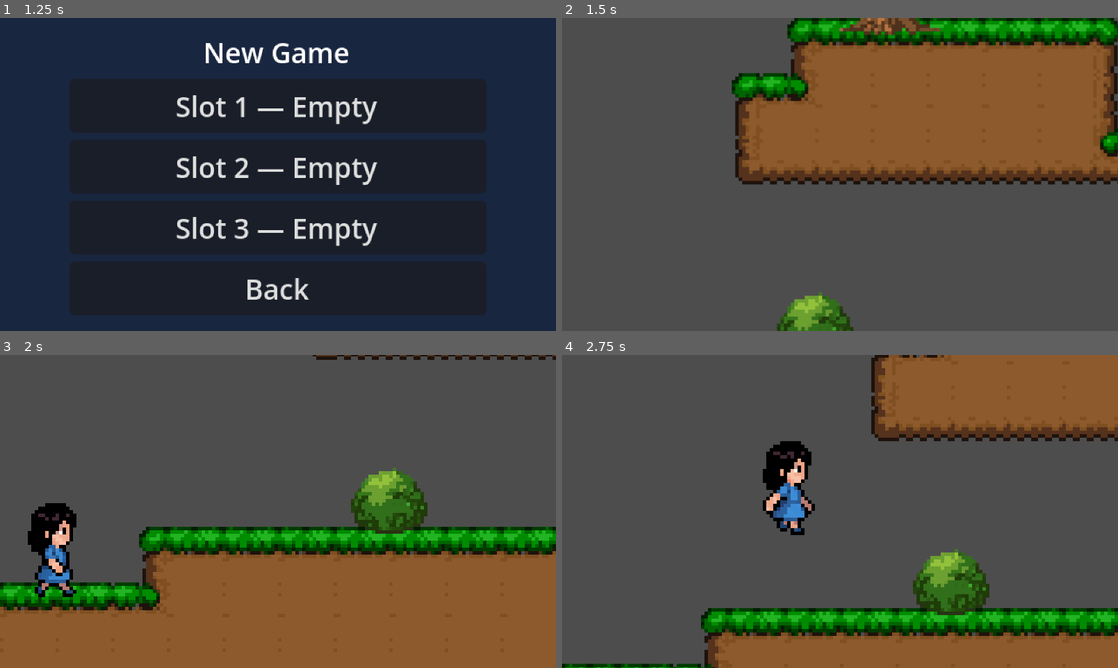
Above: before the commit, frames 1-4 (two rows, left to right).
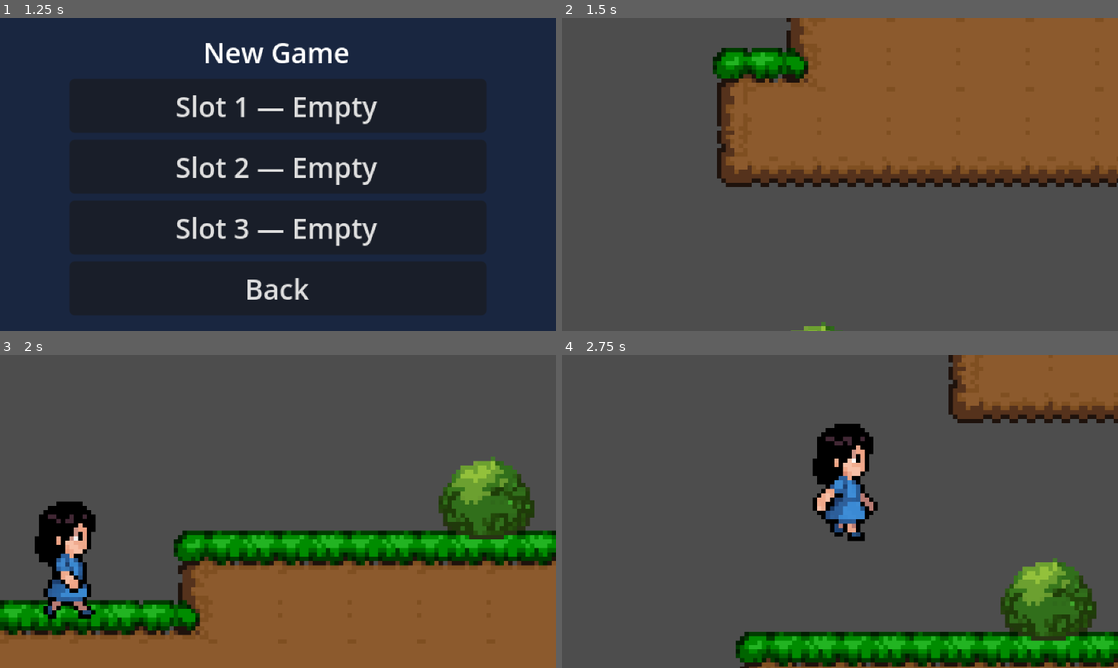
Above: after the commit, the same moments.

Repository: PsyburGai/ninis-adventure
Game: Godot game, scene res://source/scenes/levels/main_menu.tscn
Same seed, same stepped clock (60 frames per second), same inputs: the game is played once before the commit and once after it.
Inputs:
- Up to frame 1 (1.25 s): click "New Game" at 0.5 s
- Up to frame 2 (1.5 s): click "Slot 1 — Empty" at 1.25 s
- Up to frame 3 (2 s): no input
- Up to frame 4 (2.75 s): hold D (move_right) from 2.03 s (still down); tap Space (jump) at 2.27 s

Frame 1 is identical in both runs. In frame 2, 13% of the frame differs, in the area x 27-100%, y 0-100%; in frame 3, 22%; in frame 4, 30%, in the area x 0-100%, y 0-100%.

Commit message:
Zoom camera to 2.5, clamp Nini to level bounds 0-2560

Diff:
--- a/source/scenes/player/nini.tscn
+++ b/source/scenes/player/nini.tscn
@@ -123,7 +123,7 @@
 shape = SubResource("CapsuleShape2D_nini")
 
 [node name="Camera2D" type="Camera2D" parent="."]
-zoom = Vector2(2.0, 2.0)
+zoom = Vector2(2.5, 2.5)
 limit_left = 0
 limit_top = -9999
 limit_right = 2560
--- a/source/scripts/player/nini.gd
+++ b/source/scripts/player/nini.gd
@@ -47,3 +47,6 @@
 		sprite.play("idle")
 
 	move_and_slide()
+
+	# Clamp to level bounds so Nini cannot walk off the edges
+	global_position.x = clamp(global_position.x, 0, 2560)
